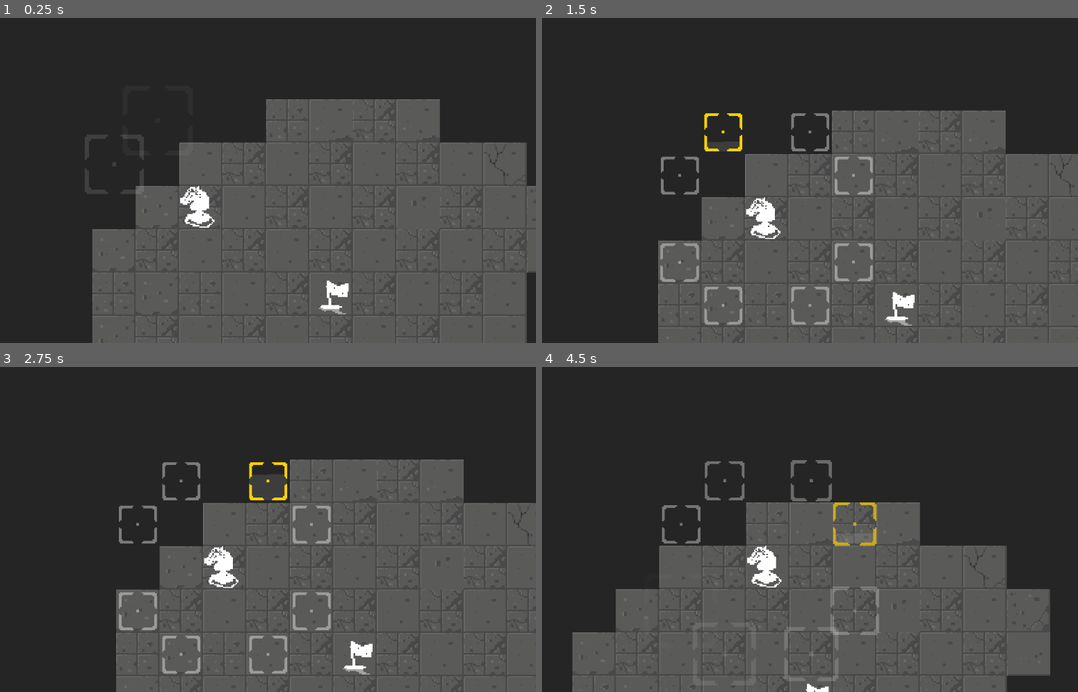
Above: before the commit, frames 1-4 (two rows, left to right).
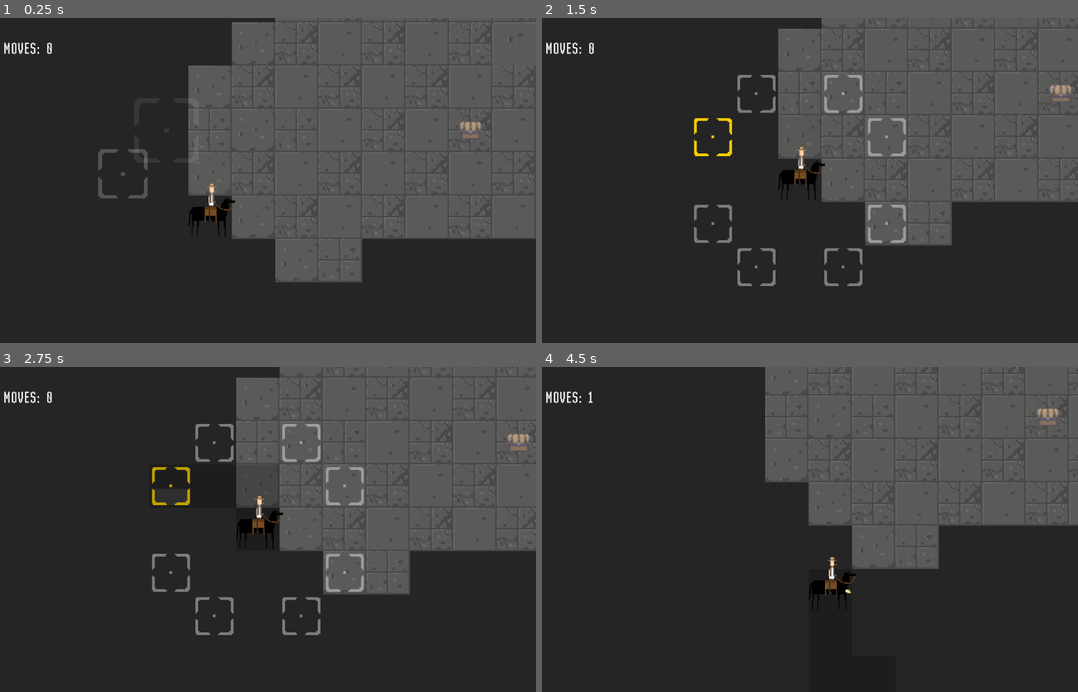
Above: after the commit, the same moments.

Repository: jhysek/gmtk202
Game: Godot game, scene res://Game.tscn
Same seed, same stepped clock (60 frames per second), same inputs: the game is played once before the commit and once after it.
Inputs (mouse positions are in pixels of both pictures, inside the frame that each line leads up to):
- Up to frame 1 (0.25 s): no input
- Up to frame 2 (1.5 s): move the mouse to (676, 174) at 0.52 s; hold D 0.53-1.28 s; tap Q at 0.6 s; click (676, 174) at 0.67 s; move the mouse to (724, 131) at 1.27 s; hold S from 1.28 s (still down); tap E at 1.35 s; click (724, 131) at 1.42 s
- Up to frame 3 (2.75 s): move the mouse to (268, 480) at 2.02 s; release S at 2.03 s; hold D from 2.03 s (still down); tap R at 2.1 s; click (268, 480) at 2.17 s
- Up to frame 4 (4.5 s): tap Enter at 2.75 s; move the mouse to (852, 526) at 2.77 s; release D at 2.78 s; hold W 2.78-3.53 s; tap F at 2.85 s; click (852, 526) at 2.92 s; move the mouse to (852, 610) at 3.52 s; hold A from 3.53 s (still down); tap Q at 3.6 s; click (852, 610) at 3.67 s; move the mouse to (633, 480) at 4.27 s; tap E at 4.35 s; click (633, 480) at 4.42 s

The runs differ from the first frame. In frame 1, 48% of the frame differs, in the area x 0-100%, y 0-100%; in frame 2, 54%; in frame 3, 53%; in frame 4, 63%.

Commit message:
Movement + shooting

Diff:
--- /dev/null
+++ b/Components/Bullet/Bullet.gd
@@ -0,0 +1,29 @@
+extends Area2D
+
+const SPEED = 200
+var direction
+var lifetime = 5
+var shooter
+
+func fire(dir):
+	if dir < 0:
+		direction = -1
+	else:
+		direction = 1
+	set_physics_process(true)
+
+
+func _physics_process(delta):
+	if direction:
+		position.x = position.x + direction * (delta * SPEED)
+		lifetime -= delta
+
+		if lifetime <= 0:
+			queue_free()
+
+
+func _on_Bullet_area_entered(area):
+	var area_parent = area.get_parent()
+	if area_parent.is_in_group("Killable") and area_parent != shooter:
+		queue_free()
+		area_parent.die()
--- /dev/null
+++ b/Components/Bullet/Bullet.tscn
@@ -0,0 +1,20 @@
+[gd_scene load_steps=4 format=2]
+
+[ext_resource path="res://assets/dungeon tileset calciumtrice.png" type="Texture" id=1]
+[ext_resource path="res://Components/Bullet/Bullet.gd" type="Script" id=2]
+
+[sub_resource type="CircleShape2D" id=1]
+radius = 5.39657
+
+[node name="Bullet" type="Area2D"]
+position = Vector2( 401.455, 323.797 )
+script = ExtResource( 2 )
+
+[node name="CollisionShape2D" type="CollisionShape2D" parent="."]
+shape = SubResource( 1 )
+
+[node name="Sprite" type="Sprite" parent="."]
+texture = ExtResource( 1 )
+region_enabled = true
+region_rect = Rect2( 170.169, 395.877, 4.74072, 3.81894 )
+[connection signal="area_entered" from="." to="." method="_on_Bullet_area_entered"]
--- /dev/null
+++ b/Components/Enemy/Enemy.gd
@@ -0,0 +1,18 @@
+extends Node2D
+
+var map_pos
+
+onready var game = get_node("/root/Game")
+
+var map_position
+var next_move
+
+func jump_to(m_pos):
+	if map_position:
+		next_move = m_pos - map_position
+	map_position = m_pos
+	position = game.map_to_world(map_position)
+	game.jumped_at(map_position)
+
+func die():
+	queue_free()
--- /dev/null
+++ b/Components/Enemy/Enemy.tscn
@@ -0,0 +1,23 @@
+[gd_scene load_steps=4 format=2]
+
+[ext_resource path="res://assets/bluehat_06.png" type="Texture" id=1]
+[ext_resource path="res://Components/Enemy/Enemy.gd" type="Script" id=2]
+
+[sub_resource type="RectangleShape2D" id=1]
+extents = Vector2( 16, 16 )
+
+[node name="Enemy" type="Node2D" groups=[
+"Killable",
+]]
+position = Vector2( 464.01, 271.332 )
+script = ExtResource( 2 )
+
+[node name="Sprite" type="Sprite" parent="."]
+position = Vector2( -0.215332, -11.1974 )
+scale = Vector2( 0.3, 0.3 )
+texture = ExtResource( 1 )
+
+[node name="Hitbox" type="Area2D" parent="."]
+
+[node name="CollisionShape2D" type="CollisionShape2D" parent="Hitbox"]
+shape = SubResource( 1 )
--- a/Components/Indicator/Indicator.tscn
+++ b/Components/Indicator/Indicator.tscn
@@ -96,6 +96,7 @@
 
 [node name="AnimationPlayer" type="AnimationPlayer" parent="."]
 autoplay = "Pulse"
+playback_speed = 2.0
 anims/Appear = SubResource( 5 )
 anims/Pulse = SubResource( 4 )
 [connection signal="input_event" from="." to="." method="_on_Indicator1_input_event"]
--- /dev/null
+++ b/Components/Player/Player.tscn
@@ -0,0 +1,76 @@
+[gd_scene load_steps=8 format=2]
+
+[ext_resource path="res://assets/joehorse3.png" type="Texture" id=1]
+[ext_resource path="res://Player.gd" type="Script" id=2]
+[ext_resource path="res://assets/joehorse2.png" type="Texture" id=4]
+[ext_resource path="res://assets/joehorse.png" type="Texture" id=5]
+
+[sub_resource type="RectangleShape2D" id=3]
+extents = Vector2( 16, 16 )
+
+[sub_resource type="SpriteFrames" id=1]
+animations = [ {
+"frames": [ ExtResource( 4 ), ExtResource( 1 ), ExtResource( 5 ) ],
+"loop": true,
+"name": "default",
+"speed": 5.0
+}, {
+"frames": [ ExtResource( 5 ) ],
+"loop": true,
+"name": "brown",
+"speed": 5.0
+} ]
+
+[sub_resource type="Animation" id=2]
+resource_name = "FadeIn"
+tracks/0/type = "value"
+tracks/0/path = NodePath(".:modulate")
+tracks/0/interp = 1
+tracks/0/loop_wrap = true
+tracks/0/imported = false
+tracks/0/enabled = true
+tracks/0/keys = {
+"times": PoolRealArray( 0, 0.5 ),
+"transitions": PoolRealArray( 1, 1 ),
+"update": 0,
+"values": [ Color( 1, 1, 1, 0 ), Color( 1, 1, 1, 1 ) ]
+}
+
+[node name="Player" type="Node2D" groups=[
+"Killable",
+"Player",
+]]
+position = Vector2( 370.555, 331.686 )
+script = ExtResource( 2 )
+
+[node name="HitArea" type="Area2D" parent="." groups=[
+"Player",
+]]
+
+[node name="CollisionShape2D" type="CollisionShape2D" parent="HitArea"]
+shape = SubResource( 3 )
+
+[node name="Sprite" type="AnimatedSprite" parent="."]
+position = Vector2( 1.39722, -5.10999 )
+scale = Vector2( 0.2, 0.2 )
+frames = SubResource( 1 )
+animation = "brown"
+playing = true
+
+[node name="Camera2D" type="Camera2D" parent="."]
+current = true
+zoom = Vector2( 0.4, 0.4 )
+smoothing_enabled = true
+
+[node name="SelectedLine" type="Line2D" parent="."]
+visible = false
+modulate = Color( 1, 1, 1, 0 )
+show_behind_parent = true
+points = PoolVector2Array( 0, 0, 32, 0, 32, 32 )
+width = 32.0
+default_color = Color( 0.0196078, 0.0196078, 0.0196078, 0.243137 )
+begin_cap_mode = 1
+end_cap_mode = 1
+
+[node name="AnimationPlayer" type="AnimationPlayer" parent="SelectedLine"]
+anims/FadeIn = SubResource( 2 )
--- a/Game.gd
+++ b/Game.gd
@@ -4,34 +4,37 @@
 export var STEP_TIME = 3
 
 var indicators = 0
+var moves = -1
 var started = false
 var exit_map_pos = Vector2(0,0)
 var step_time = 0
 var selected_indicator
+
+var map = []
 
 onready var player = $Player
 
 func _ready():
 	exit_map_pos = world_to_map($Exit.position)
 	$Exit.position = map_to_world(exit_map_pos)
-	$Player.jump_to(Vector2(10,10))
+	$Player.jump_to(Vector2(8,14))
 	draw_indicators()
 
 func start():
 	started = true
+	$Music.play()
+	$Player/SelectedLine.show()
 	set_process(true)
 
 func _process(delta):
 	if started:
 		step_time += delta
 		if selected_indicator:
-			print(step_time)
 			selected_indicator.set_progress(step_time / STEP_TIME * 100)
 
 		if step_time >= STEP_TIME:
 			step_time = 0
 			player.jump_to(world_to_map(selected_indicator.position))
-
 
 func indicator_clicked(indicator):
 	if not started:
@@ -48,12 +51,12 @@
 	line.set_point_position(1, Vector2(0, indicator.position.y - player.position.y))
 	line.set_point_position(2, indicator.position - player.position)
 
+func redraw_moves():
+	$CanvasLayer/UI/Label.text = "MOVES: " + str(moves)
 
 func jumped_at(map_pos: Vector2):
-	print("=> " + str(map_pos))
-	print("? " + str(exit_map_pos))
-
-	$Player/SelectedLine.hide()
+	moves += 1
+	redraw_moves()
 
 
 	if (map_pos == exit_map_pos):
--- a/Game.tscn
+++ b/Game.tscn
@@ -1,11 +1,13 @@
-[gd_scene load_steps=9 format=2]
+[gd_scene load_steps=11 format=2]
 
 [ext_resource path="res://assets/Dungeon_Tileset.png" type="Texture" id=1]
-[ext_resource path="res://Player.gd" type="Script" id=3]
+[ext_resource path="res://assets/music/bgm_action_1.ogg" type="AudioStream" id=2]
+[ext_resource path="res://Components/Player/Player.tscn" type="PackedScene" id=3]
 [ext_resource path="res://Game.gd" type="Script" id=4]
-[ext_resource path="res://Components/Exit/exit.png" type="Texture" id=5]
-[ext_resource path="res://assets/horse.png" type="Texture" id=6]
+[ext_resource path="res://Components/Enemy/Enemy.tscn" type="PackedScene" id=5]
 [ext_resource path="res://Components/Indicator/Indicator.tscn" type="PackedScene" id=7]
+[ext_resource path="res://assets/SHPinscher-Regular.otf" type="DynamicFontData" id=8]
+[ext_resource path="res://assets/dungeon tileset calciumtrice.png" type="Texture" id=12]
 
 [sub_resource type="TileSet" id=1]
 0/name = "Dungeon_Tileset.png 0"
@@ -77,20 +79,9 @@
 3/shapes = [  ]
 3/z_index = 0
 
-[sub_resource type="Animation" id=2]
-resource_name = "FadeIn"
-tracks/0/type = "value"
-tracks/0/path = NodePath(".:modulate")
-tracks/0/interp = 1
-tracks/0/loop_wrap = true
-tracks/0/imported = false
-tracks/0/enabled = true
-tracks/0/keys = {
-"times": PoolRealArray( 0, 0.5 ),
-"transitions": PoolRealArray( 1, 1 ),
-"update": 0,
-"values": [ Color( 1, 1, 1, 0 ), Color( 1, 1, 1, 1 ) ]
-}
+[sub_resource type="DynamicFont" id=3]
+size = 30
+font_data = ExtResource( 8 )
 
 [node name="Game" type="Node2D"]
 script = ExtResource( 4 )
@@ -102,8 +93,10 @@
 tile_data = PoolIntArray( 458763, 3, 65537, 458764, 3, 65540, 458765, 3, 4, 458766, 3, 65540, 524297, 1, 1, 524298, 3,  …(864 unchanged characters)…
 
 [node name="Exit" type="Sprite" parent="."]
-position = Vector2( 424.061, 392.349 )
-texture = ExtResource( 5 )
+position = Vector2( 432.357, 397.767 )
+texture = ExtResource( 12 )
+region_enabled = true
+region_rect = Rect2( 30.8785, 303.394, 16.9877, 18.5679 )
 
 [node name="Indicators" type="Node2D" parent="."]
 
@@ -131,29 +124,38 @@
 [node name="Indicator8" parent="Indicators" instance=ExtResource( 7 )]
 visible = false
 
-[node name="Player" type="Sprite" parent="."]
-position = Vector2( 368.381, 335.417 )
-texture = ExtResource( 6 )
-script = ExtResource( 3 )
-
-[node name="Camera2D" type="Camera2D" parent="Player"]
-position = Vector2( 24.4547, -28.4575 )
-current = true
-zoom = Vector2( 0.4, 0.4 )
-smoothing_enabled = true
-
-[node name="SelectedLine" type="Line2D" parent="Player"]
-modulate = Color( 1, 1, 1, 0 )
-show_behind_parent = true
-points = PoolVector2Array( 0, 0, 32, 0, 32, 32 )
-width = 32.0
-default_color = Color( 0.0196078, 0.0196078, 0.0196078, 0.243137 )
-begin_cap_mode = 1
-end_cap_mode = 1
-
-[node name="AnimationPlayer" type="AnimationPlayer" parent="Player/SelectedLine"]
-anims/FadeIn = SubResource( 2 )
+[node name="Player" parent="." instance=ExtResource( 3 )]
 
 [node name="Timer" type="Timer" parent="."]
 wait_time = 0.1
+
+[node name="Music" type="AudioStreamPlayer" parent="."]
+stream = ExtResource( 2 )
+
+[node name="CanvasLayer" type="CanvasLayer" parent="."]
+
+[node name="UI" type="Control" parent="CanvasLayer"]
+anchor_right = 1.0
+anchor_bottom = 1.0
+margin_left = 57.1693
+margin_top = 69.1958
+margin_right = 57.1693
+margin_bottom = 69.1958
+mouse_filter = 2
+__meta__ = {
+"_edit_use_anchors_": false
+}
+
+[node name="Label" type="Label" parent="CanvasLayer/UI"]
+margin_left = -14.4861
+margin_top = -32.1031
+margin_right = 73.5139
+margin_bottom = 4.89691
+custom_fonts/font = SubResource( 3 )
+text = "Moves: 0"
+__meta__ = {
+"_edit_use_anchors_": false
+}
+
+[node name="Enemy" parent="." instance=ExtResource( 5 )]
 [connection signal="timeout" from="Timer" to="." method="_on_Timer_timeout"]
--- a/Player.gd
+++ b/Player.gd
@@ -1,4 +1,6 @@
-extends Sprite
+extends Node2D
+
+var Bullet = preload("res://Components/Bullet/Bullet.tscn")
 
 const MOVES = [
 	[KEY_Q, Vector2(-2, -1)],
@@ -18,27 +20,36 @@
 var jump_position
 var next_move
 
+func jump_to(m_pos):
+	var move = Vector2(0,0)
 
-func jump_to(m_pos):
 	if map_position:
 		next_move = m_pos - map_position
+		move = m_pos - map_position
+		$Sprite.flip_h = move.x < 0
+
+
 	map_position = m_pos
 	position = game.map_to_world(map_position)
-	set_indicatpr_positions()
+	set_indicator_positions()
 	game.jumped_at(map_position)
+	if move != Vector2(0,0):
+		shot(move.x)
 
-func jump():
-	next_move = jump_position - map_position
-	map_position = jump_position
-	position = game.map_to_world(map_position)
-	game.jumped_at(map_position)
-	jump_position = jump_position + next_move
 
-func set_indicatpr_positions():
+func set_indicator_positions():
 	var idx = 1
 	for move in MOVES:
 		indicators.get_node("Indicator" + str(idx)).position = game.map_to_world(map_position + move[1])
 		idx += 1
 
-func draw_possible_move(move):
-	pass
+func shot(direction):
+	print("SHOOT")
+	var bullet = Bullet.instance()
+	bullet.position = position
+	bullet.fire(direction)
+	bullet.shooter = self
+	get_node("/root/Game").add_child(bullet)
+
+func die():
+	queue_free()
Not shown, added: assets/SH PINSCHER .txt
Binary file added: assets/SHPinscher-Regular.otf
Binary file added: assets/Untitled-6_01.png
Not shown, added: assets/Untitled-6_01.png.import
Binary file added: assets/Untitled-6_02.png
Not shown, added: assets/Untitled-6_02.png.import
Binary file added: assets/Untitled-6_03.png
Not shown, added: assets/Untitled-6_03.png.import
Binary file added: assets/Untitled-6_04.png
Not shown, added: assets/Untitled-6_04.png.import
Binary file added: assets/Untitled-6_05.png
Not shown, added: assets/Untitled-6_05.png.import
(and 54 more such lines)
